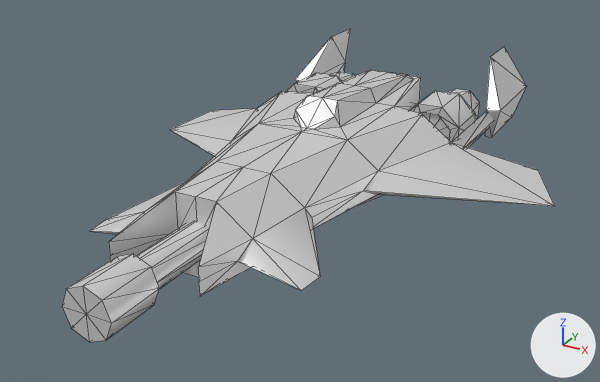
The glTF model glb/legvenator.glb, before and after one commit.
Rendered twice from a 50 mm lens placed at (31.2, -58.4, 27.3), pointed at (0.0, -1.9, -1.0). The lights are fixed; the arrows at lower right show +X, +Y and +Z. The older version comes first. Both versions are drawn at frame 0 of the action 'ActivateClose'; the numbers are the values there. Mesh edges are drawn as thin lines.

The first picture shows 'barrel', 'base', 'tailfins' and 1 more.
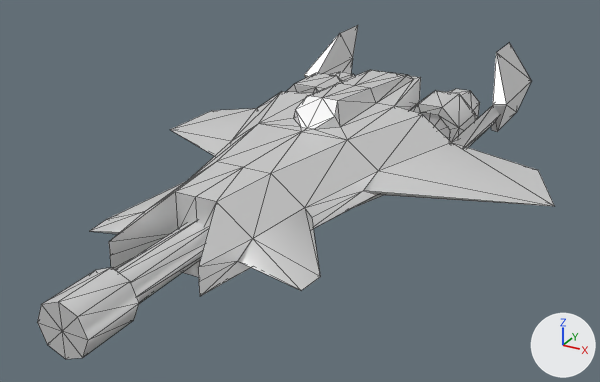
Where the change shows, as pixel boxes [x1, y1, x2, y2] in the pictures (600 x 382 px):
```json
{"object": "barrel", "change": "moved", "before": [62, 221, 209, 342], "after": [37, 221, 209, 359]}
{"object": "tailfins", "change": "moved", "before": [295, 28, 527, 138], "after": [304, 25, 531, 132]}
```

The change, as JSON lines over the scene's bpy script:
```json
{"op": "set", "path": "ob_barrel.location", "old": "(0.0, -20.0, 0.0)", "new": "(0.0, -22.0, 0.0)"}
{"op": "set", "path": "ob_tailfins.location", "old": "(0.0, 22.2, 0.639)", "new": "(0.0, 24.2, 0.639)"}
```
